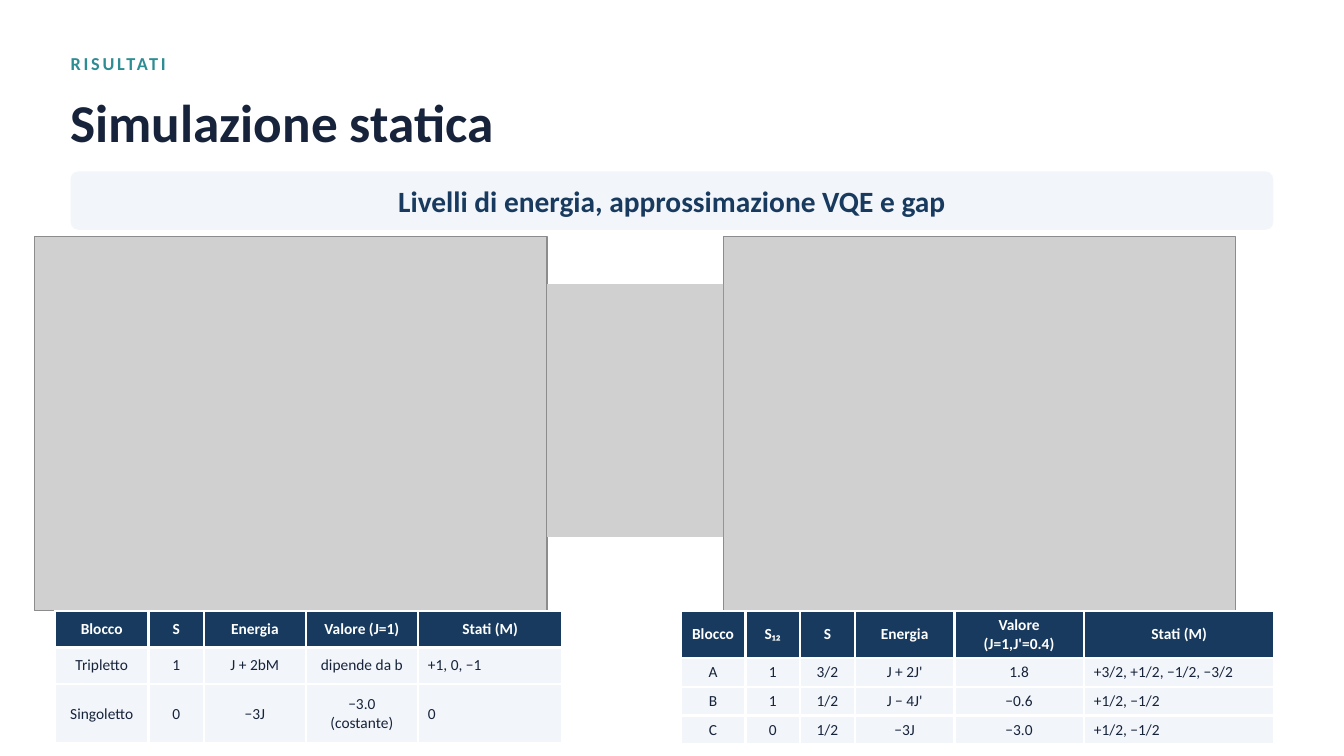
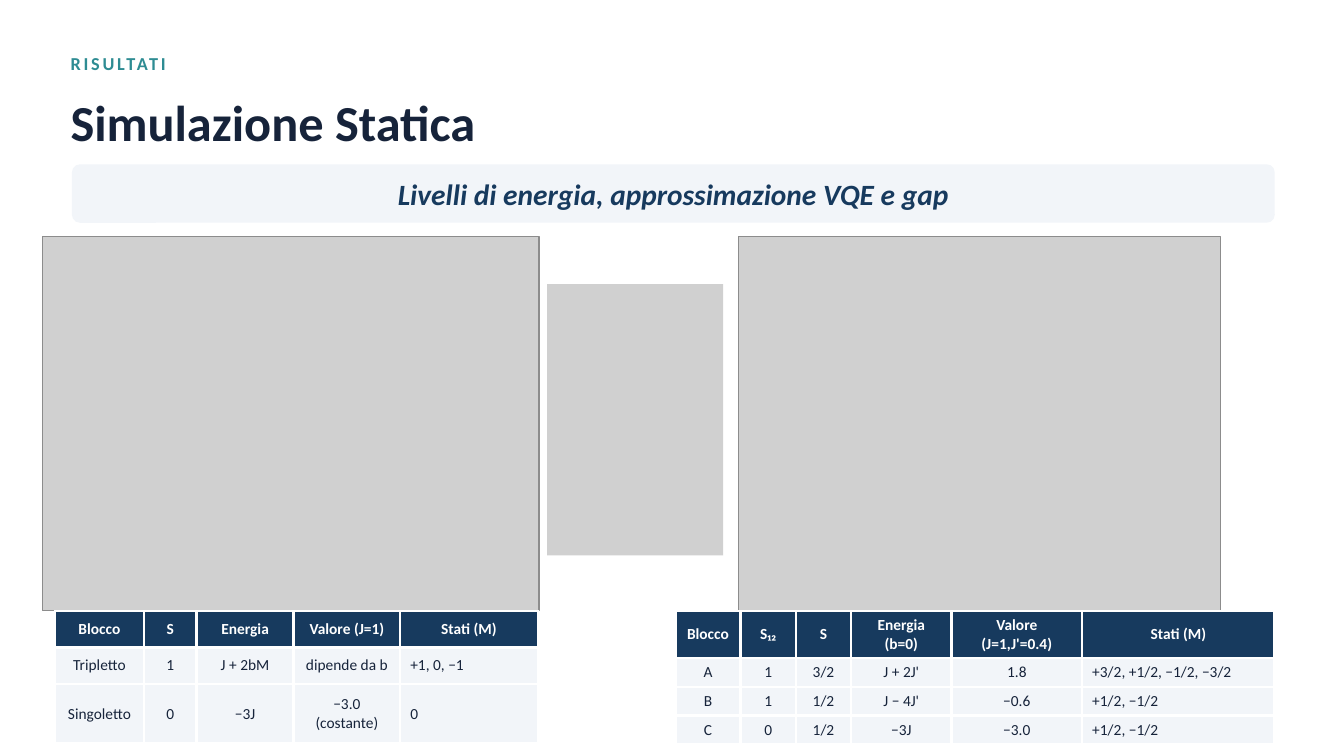
Before and after one commit to samslaves/tesi, a slide deck: slide 11 of 06_relazioni_e_parametri/Slides_v3/slides-schiavi.pptx (slide 12 before the commit). Drawn at 1344x756 pixels with LibreOffice and Linux fonts; fonts in the diff are those of the drawing; grey boxes stand for pictures. Boxes give left, top, right and bottom in pixels: in the first picture for what was removed or moved away, otherwise in the second. Text is boxed around its words. In the diff, an @@ line names an element or a change of style, - is before the commit and + after.

```diff
--- a/06_relazioni_e_parametri/Slides_v3/slides-schiavi.pptx
+++ b/06_relazioni_e_parametri/Slides_v3/slides-schiavi.pptx
@@ text at (71, 105, 475, 142): text changed; size 38 to 36 pt @@
-Simulazione statica
+Simulazione Statica
@@ text "Livelli di energia, approssimazione VQE ...": place and size @@
-text "Livelli di energia, approssimazione VQE ..." at (398, 191, 946, 217)
+text "Livelli di energia, approssimazione VQE ..." at (398, 184, 948, 210)
@@ rounded rectangle: place and size @@
-rounded rectangle at (71, 171, 1273, 230)
+rounded rectangle at (72, 164, 1274, 223)
@@ text "Livelli di energia, approssimazione VQE ..." at (398, 184, 948, 210): italic on @@
@@ picture: place and size @@
-picture at (34, 237, 547, 611)
+picture at (42, 237, 539, 611)
@@ picture: place and size @@
-picture at (723, 237, 1236, 611)
+picture at (739, 237, 1221, 611)
@@ picture: place and size @@
-picture at (547, 284, 724, 537)
+picture at (547, 284, 724, 556)
@@ table: place and size @@
-table at (55, 611, 563, 744)
+table at (55, 611, 538, 744)
@@ table at (676, 611, 1276, 744) @@
-row 1, column 4: Energia
+row 1, column 4: Energia (b=0)
@@ table: place and size @@
-table at (681, 611, 1273, 744)
+table at (676, 611, 1276, 744)
```
Also in this commit, not shown: 8 other slides changed, 2 slides added, 2 slides removed, 10 other files.
